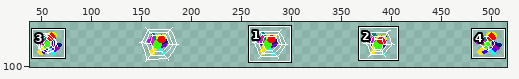
One commit to this sprite sheet: sprites/parry_strip5.png. Above, an overview of the earlier version with the close-up marked.
Close-up. Old version:
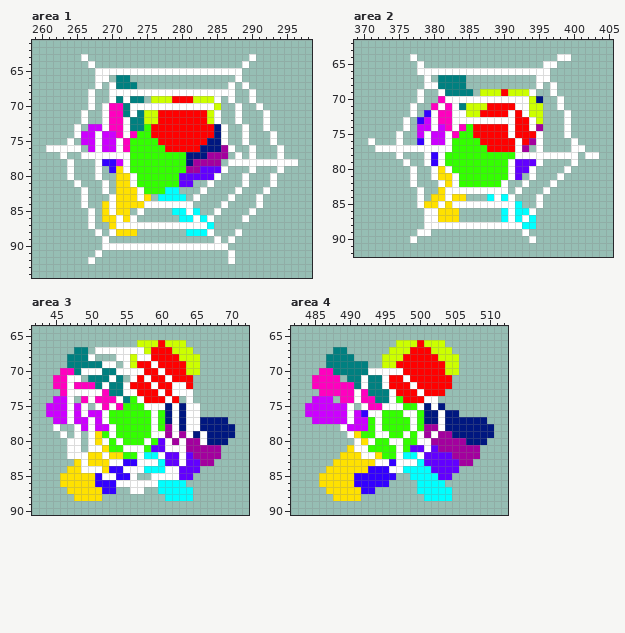
The file is 550x140 pixels. Shown: area 1: x 259..298, y 61..94; area 2: x 369..405, y 62..92; area 3: x 42..72, y 64..90; area 4: x 482..512, y 64..90. The wide view leaves out empty margins. The commit also changed other parts of the picture, which this record leaves out.
Once edited:
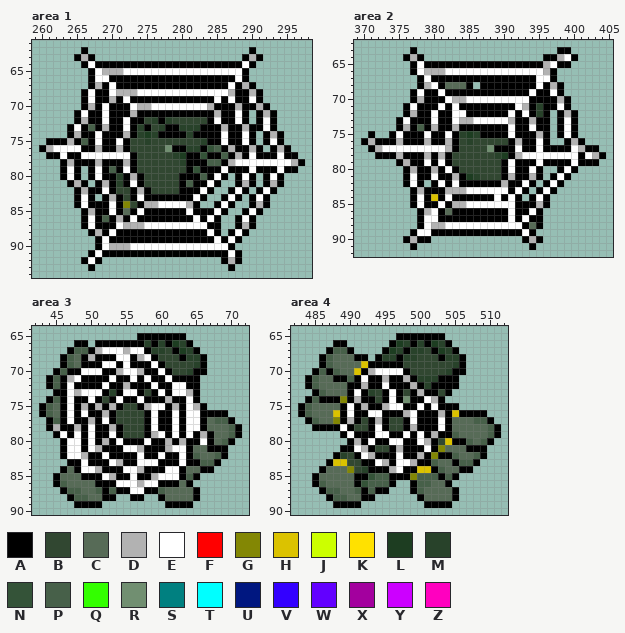
Palette (. is transparent): A #000000  B #314731  C #576b57  D #b2b2b2  E #ffffff  F #ff0000  G #838704  H #dbc200  J #ccff00  K #ffe100  L #1d3d21  M #28422a  N #345338  P #476049  Q #33ff00  R #718f71  S #008080  T #00ffff  U #001780  V #3300ff  W #6200ff  X #a3009e  Y #cc00ff  Z #ff00bf
What changed:
Changed rows in their new state; - is an unchanged pixel.
Area 1:
first column x 260:
62 ------A-----------------------A-------
63 -----ADA---------------------ADA------
64 ------A-AAAAAAAAAAAAAAAAAAAAA-A-------
65 -------A-DDD-----------------A--------
66 -------A--AAAAAAAAAAAAAAAAAA-A--------
67 -------ADA-AAAAAAAAAAAAAAAA-ADA-------
68 ------A-AA-DDD-------------DAADA------
69 ------A-AADA-AAAAAAAAAAAA-A-AA-A------
70 ------ADA-AAA-DD--------DAAADAADA-----
71 -----A-AA-AAADAAAAAAAAAAADAA-A-ADA----
72 -----ADAA-AA-AABMAMBBBBBA-AA-A-A-A----
73 ----A-APADAA-AMABMAAMMMAAADAADAA-A----
74 ----ADAA-AAADAMLMAAAAMAAAA-AA-A-ADA---
75 -AAADAPA-AA-ABBMBBBBBBBMAA-AA-A-A-A---
76 AD----AADAADABBBBBRAAMMANPADAADA-ADA--
77 -AA-AA-------ABBBBBMLAANAAPADA-AAA-AA-
78 ---ADAAADAAADABBBBBBMAAAPPAD--------DA
79 ---A-A-A-APA-ABBBBBBBANAAA-AAA-AAA-AA-
80 ---A-A-A-AAMADABBBBBAAAPA-A-A-A-A-A---
81 ----ADA-ADAMA-ABBBBBAPAA-A--ADA-ADA---
82 -----ADAA-ABBADABBBBAAA-A--A-A-A-A----
83 -----A-A-ADABA-AAAAAAA-A--A-A-A-A-----
84 -----A-AAA-AGBADD----DA--A-A--ADA-----
85 ------ADAA-ACA-AAAAAA-AAA-A--A-A------
86 ------A-APADA-AAAAAAAA-A-A--A-A-------
87 ------A-AAA-DDD---------AA--ADA-------
88 -------ADA-AAAAAAAAAAAAA-A-A-A--------
89 --------A-AAAAAAAAAAAAAAA-A-A---------
90 --------A-DDD--------------A----------
91 -------A-AAAAAAAAAAAAAAAAAA-A---------
92 ------A-A-----------------ADA---------
93 -------A-------------------A----------
Area 2:
first column x 370:
63 -------A--------------------AA-----
64 ------ADA-----------------AAD-A----
65 -------A-AAAAAAAAAAAAAAAAAD-AA-----
66 -------A-DDD--------------DA-------
67 --------A-AAAAAAAAAAAAAAA--A-------
68 --------AD-ACCCA-AAAAAAAA-ADA------
69 -------A-AA-AAAAAAAAAAAA-AA-A------
70 -------ADAAA-DD---------AAAADA-----
71 ------A-AAA-A-AAAAAAAA-DAMAA-A-----
72 ------ADAA-AA--AAAAAA-A-AMA-ADA----
73 -----A-AAA-AA-DD-----DAADAA-A-A----
74 -----ADAPADAADAAAAAAA-AA-AA-A-A----
75 -A--A-AAA-AA-AMLMAAAA-AAADA-A-A----
76 ADAAADAAADAADABMBBBBBADAA-A--ADA---
77 -AD---------DABBBBRAAA-AA-AAAA-DAA-
78 --AAADAAADADABBBBBBMLAD--------A-DA
79 -----ADAA-A-ABBBBBBBA-AAA-AAAA-AAA-
80 ------ADAADA-ABBBBBBA-AA-A--A-A----
81 ------A-AA-AADALMBBBADAADA-A-A-----
82 ------A-A-A-A-AAAAAADAA-A-A-A------
83 -------ADAAADDD------A-A-A-A-------
84 -------A-AHA-AAAAAA-A-A-A-A--------
85 -------A-AA-ADD-------AAADA--------
86 --------AD-ACAAAAAAAA-AA-A---------
87 --------A--AAAAAAAAAA-A-AA---------
88 --------A-DD-----------ACA---------
89 -------A--AAAAAAAAAAAAA-A----------
90 ------ADAA-------------ADA---------
91 -------A----------------A----------
Area 3:
first column x 43:
65 --------------AAAAAAA--------
66 -----AA-AAAAAAAMAMALMA-------
67 ----APPAD---D--AMMBALMA------
68 ---APCADAAA--AD-ABBBAMMA-----
69 ---APCAAA--A-AAA-ABBBBMA-----
70 --APAA---AAD--DAA-ABBMAA-----
71 -APAD-AAAA-AA-A-AA-AAAA------
72 -APA-AAAA-AADAAA-AA--AA------
73 --AA-D---AMA--ABA-A--DA------
74 -APA-AA-ABA-AA-AAADAA-A------
75 APCA-ADADADABBAD--ADA-DA-----
76 APCA-A-AADABBBBA-AA-A--AAAA--
77 -APA-AADA-ABBBBA-AA-A--ACPPA-
78 -ADAADA-AADABBBA-AA-A--ACCCPA
79 --A-A-A-AA-ABBBAD-A-A-ADACCPA
80 ---A--A-ADA-AAA-AADADAA-ACPA-
81 ---A--A-DAAA--DAAAD--ACCAAA--
82 ---A--DAA-AAAA-AA-AA-APCCPA--
83 ----AA-AAA-DAA---AAA-AAPPA---
84 ---ACA--DAAA--DAAA--ACCAA----
85 --ACCCAAA-DAA-AAD---APA------
86 --APCCCCAAA---D--AAACA-------
87 ---APPCCPAPAA--AAPCCCCA------
88 ----APPCCAA--AA--ACCCCA------
89 -----AAAA---------AAAA-------
Area 4:
first column x 483:
65 --------------AAAAAAA--------
66 -----AA------ALMAMALMA-------
67 ----APPA----ALMAMMBALMA------
68 ---APCCCAA-AMMAMMBBBAMMA-----
69 ---APCCCCHAAAAABBBBBBBMA-----
70 --APAPCCHAD----ABBBBBMAA-----
71 -APCCAAPA-AADAADAMMMAAA------
72 -APCCCCAADAA-AAADAMAAAA------
73 --APCCCA-AMBA-ABADAABA-------
74 -APAAAGADAABA-ARAA-DA--------
75 APCCCCA-ADAAD--AA-A-AAA------
76 APCCCHA-AA--AAAD-AAADAHAAAA--
77 -APCCGADABADABBA-AAA-ACCCPPA-
78 --AAAA-ABBA-ABBADAAA-ACCCCCPA
79 ------A-AAA--AA-A-ADAAPCCCCPA
80 -------ADA-AA--AA-DABHAAPCPA-
81 ------AA-DABBADAAA-AGCCCAAA--
82 -----AMBA-DAAA-AADAGAAPCCPA--
83 ----AHHBBAA-DA--DAAPCCAPPA---
84 ---ACCCGBMAAAD-AAHHAPCCAA----
85 --ACCCCCAANPPAAAGPPPAPA------
86 --APCCCCANPPPA--APPCCA-------
87 ---APPCCPAPAA---APCCCCA------
88 ----APPCCAA------ACCCCA------
89 -----AAAA---------AAAA-------
Boxes around the changes in both close-ups, in picture pixels (x1, y1, x2, y2):
changed: (39, 47, 305, 271)
changed: (361, 47, 606, 250)
changed: (39, 333, 242, 508)
changed: (298, 333, 501, 508)
